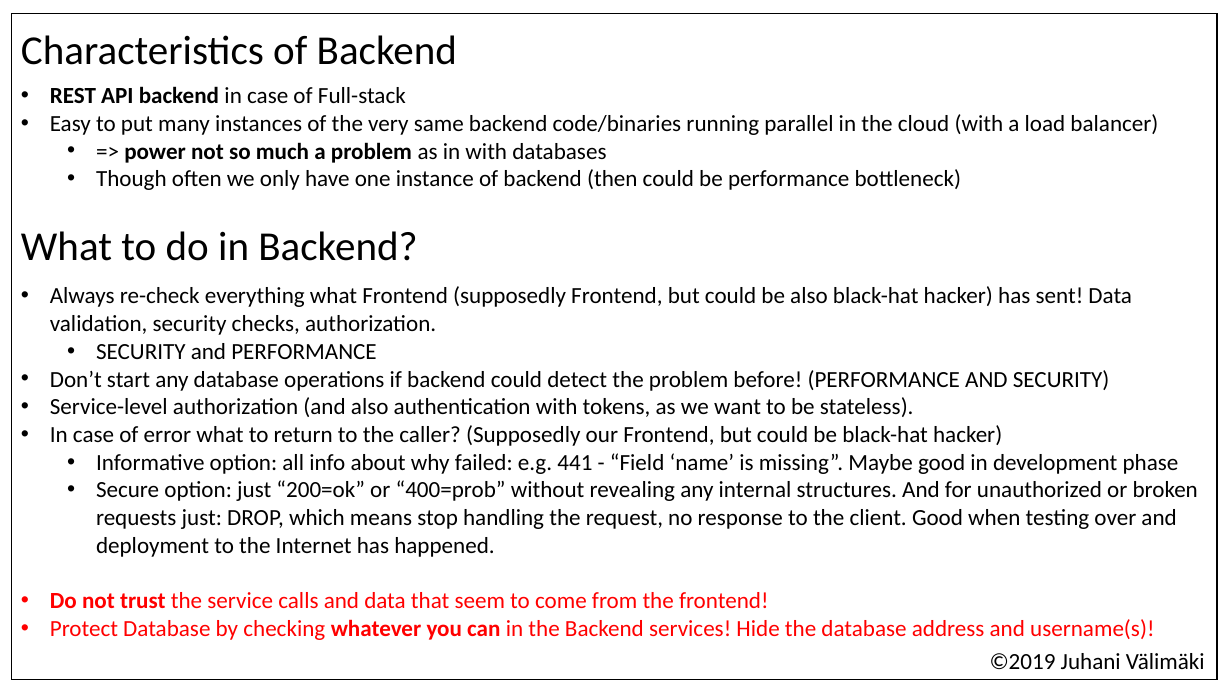
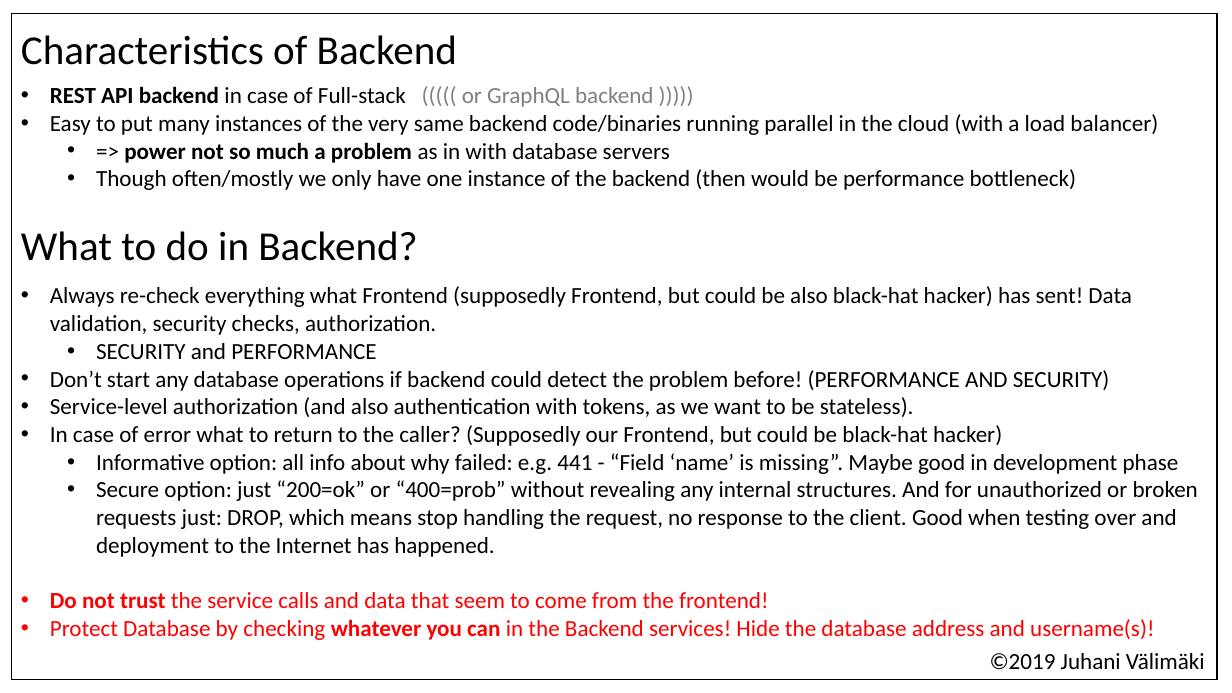
Before and after one commit to valju/docs_backend_design, a slide deck: slide 4 of WhatToDoInFrontBackAndDB_usability_performance_security/What to check where in full-stack.pptx. Drawn at 1232x693 pixels with LibreOffice and Linux fonts; fonts in the diff are those of the drawing. Boxes give left, top, right and bottom in pixels: in the first picture for what was removed or moved away, otherwise in the second. Text is boxed around its words. In the diff, an @@ line names an element or a change of style, - is before the commit and + after.

```diff
--- a/WhatToDoInFrontBackAndDB_usability_performance_security/What to check where in full-stack.pptx
+++ b/WhatToDoInFrontBackAndDB_usability_performance_security/What to check where in full-stack.pptx
@@ text in rectangle at bbox=[50, 86, 653, 107]: text changed @@
-• REST API backend in case of Full-stack
+• REST API backend in case of Full-stack ((((( or GraphQL backend )))))
@@ text in rectangle at bbox=[96, 142, 1077, 190]: text changed @@
-  • => power not so much a problem as in with databases
-  • Though often we only have one instance of backend (then could be performance bottleneck)
+  • => power not so much a problem as in with database servers
+  • Though often/mostly we only have one instance of the backend (then would be performance bottleneck)
```
Also in this commit, not shown: 1 other file.
